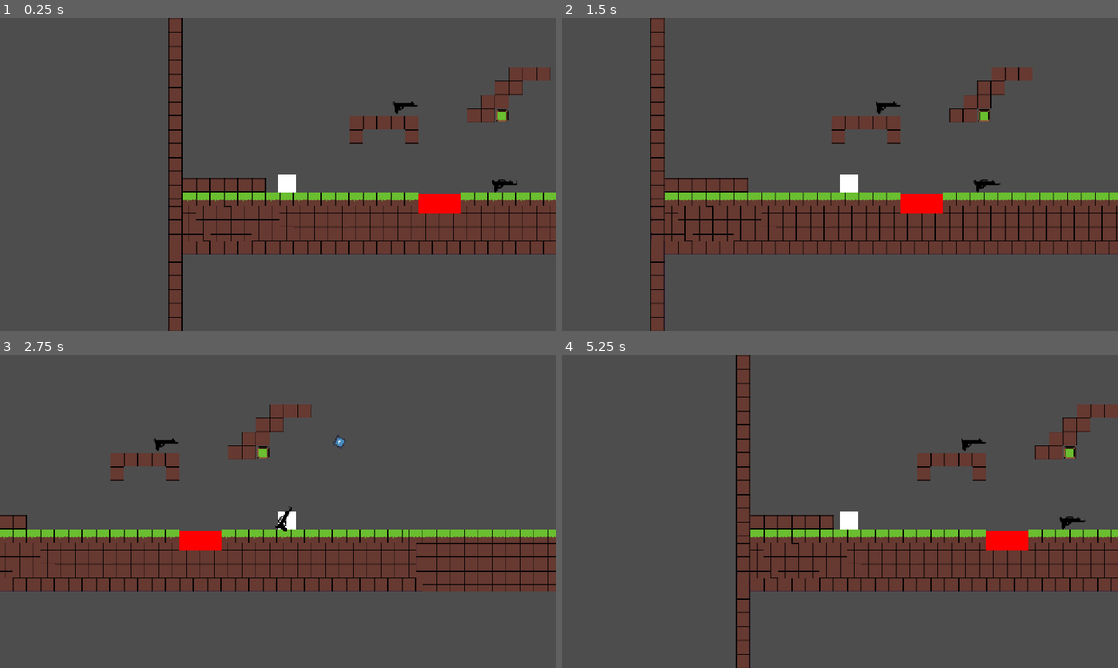
Above: before the commit, frames 1-4 (two rows, left to right).
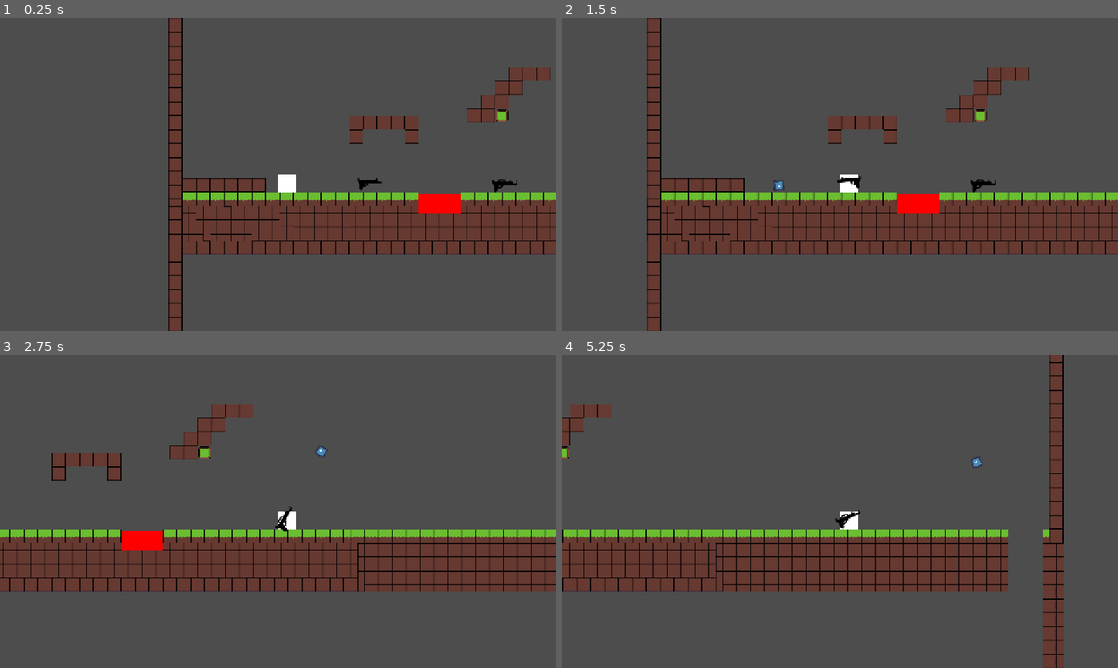
Above: after the commit, the same moments.

Repository: Maycon-jeferson/attack_Ford
Game: Godot game, scene res://src/words/debug.tscn
Two runs of this game, one before a commit and one after it. Both use one fixed random seed, a clock stepped at 60 frames per second and the inputs below. The engine's default icon, where the game draws it, is replaced by a stand-in: a white triangle on a blue panel in a dark square.
Inputs (mouse positions are in pixels of both pictures, inside the frame that each line leads up to):
- Up to frame 1 (0.25 s): no input
- Up to frame 2 (1.5 s): tap Enter (ui_accept) at 0.5, 0.77 s; move the mouse to (962, 158) at 0.52 s; press the mouse at (962, 158) at 0.53 s; hold Right (ui_right) from 0.53 s (still down); move the mouse to (728, 190) at 1.27 s; release the mouse at (728, 190) at 1.28 s; click (728, 190) at 1.35 s
- Up to frame 3 (2.75 s): tap Enter (ui_accept) at 1.52 s; move the mouse to (333, 442) at 2.02 s; release Right (ui_right) at 2.03 s; press the mouse at (333, 442) at 2.03 s; hold Left (ui_left) from 2.03 s (still down)
- Up to frame 4 (5.25 s): move the mouse to (812, 574) at 2.77 s; release Left (ui_left) at 2.78 s; release the mouse at (812, 574) at 2.78 s; hold Right (ui_right) 2.78-4.28 s; click (812, 574) at 2.85 s; tap Enter (ui_accept) at 3.02, 3.77, 4.52 s; move the mouse to (1006, 558) at 3.52 s; press the mouse at (1006, 558) at 3.53 s; move the mouse to (673, 464) at 4.27 s; release the mouse at (673, 464) at 4.28 s; hold Left (ui_left) 4.28-5.03 s; click (673, 464) at 4.35 s; move the mouse to (867, 511) at 5.02 s; press the mouse at (867, 511) at 5.03 s; hold Right (ui_right) from 5.03 s (still down)

The runs differ from the first frame. In frame 1, 0.1% of the frame differs, in the area x 64-75%, y 26-56%; in frame 2, 5.2%; in frame 3, 7.5%; in frame 4, 20%, in the area x 0-100%, y 0-100%.

Commit message:
melhoria de fisica do player, adicao do desaceletion

Diff:
--- a/src/player/player.gd
+++ b/src/player/player.gd
@@ -1,7 +1,8 @@
 extends CharacterBody2D
 
-@export var acceleration: float = 300.0
+@export var acceleration: float = 400.0
 @export var max_speed_x: float = 500.0
+@export var deceleration: float = 1000.0  # Desaceleração para simular chão ensaboado
 
 var shoot_cooldown: float
 var recoil_force: float
@@ -42,9 +43,15 @@
 	if velocity.y > max_fall_speed:
 		velocity.y = max_fall_speed
 
-	# MOVIMENTO COM ACELERAÇÃO
+	# MOVIMENTO COM ACELERAÇÃO E DESACELERAÇÃO
 	var target_velocity_x = direction.x * max_speed_x
-	velocity.x = move_toward(velocity.x, target_velocity_x, acceleration * delta)
+
+	if direction.x != 0:
+		# Aplicar aceleração quando há input
+		velocity.x = move_toward(velocity.x, target_velocity_x, acceleration * delta)
+	else:
+		# Aplicar desaceleração quando não há input (chão ensaboado)
+		velocity.x = move_toward(velocity.x, 0, deceleration * delta)
 
 	if velocity.x > max_speed_x:
 		velocity.x = max_speed_x
@@ -55,7 +62,16 @@
 
 # Método para aplicar recuo vindo da arma
 func apply_recoil(force: Vector2) -> void:
+	# Aplica o recoil completo (horizontal e vertical)
 	velocity += force
+
+	# Limita a velocidade máxima do recoil horizontal
+	if abs(velocity.x) > max_speed_x + 100:
+		velocity.x = sign(velocity.x) * (max_speed_x + 100)
+
+	# Limita a velocidade máxima do recoil vertical (pulo controlado)
+	if velocity.y < -jump_force * 1.5:
+		velocity.y = -jump_force * 1.5
 
 func equip_weapon(data: Dictionary):
 	if data.has("sprite_texture"):
--- a/src/player/player.tscn
+++ b/src/player/player.tscn
@@ -8,7 +8,6 @@
 
 [node name="Player" type="CharacterBody2D"]
 script = ExtResource("1_4anbu")
-acceleration = 400.0
 
 [node name="CollisionShape2D" type="CollisionShape2D" parent="."]
 position = Vector2(20, 20)
--- a/src/words/debug.tscn
+++ b/src/words/debug.tscn
@@ -103,7 +103,7 @@
 position = Vector2(773, 500)
 
 [node name="shootgun" parent="." instance=ExtResource("5_swmse")]
-position = Vector2(546, 319)
+position = Vector2(464, 496)
 shoot_cooldown = 1.0
 
 [node name="Button_red" parent="." instance=ExtResource("6_qcvu7")]
--- a/weapon.gd
+++ b/weapon.gd
@@ -32,7 +32,8 @@
 		bullet_instance.rotation = rotation
 		shoot_timer = shoot_cooldown
 
-		# Aplica recuo no player
+		# Aplica recuo no player (direção oposta ao tiro)
 		if player and player.has_method("apply_recoil"):
-			var recoil_direction = (player.global_position - muzzle.global_position).normalized()
+			# Calcula a direção do recoil baseada na rotação da arma
+			var recoil_direction = Vector2(-cos(rotation), -sin(rotation)).normalized()
 			player.apply_recoil(recoil_direction * recoil_force)
